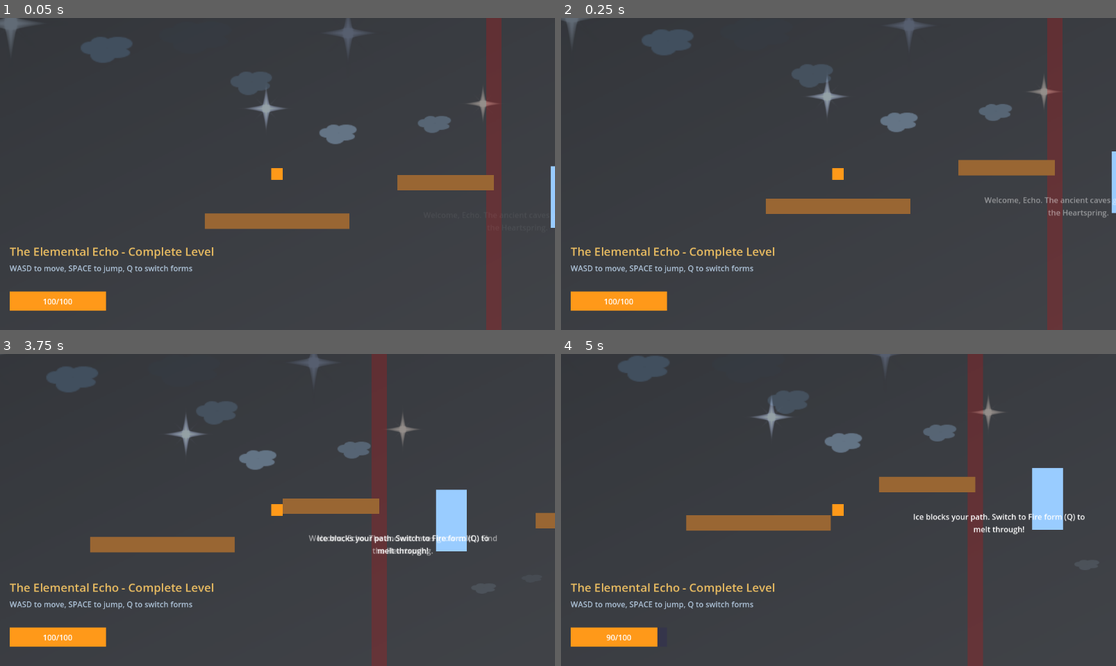
Above: before the commit, frames 1-4 (two rows, left to right).
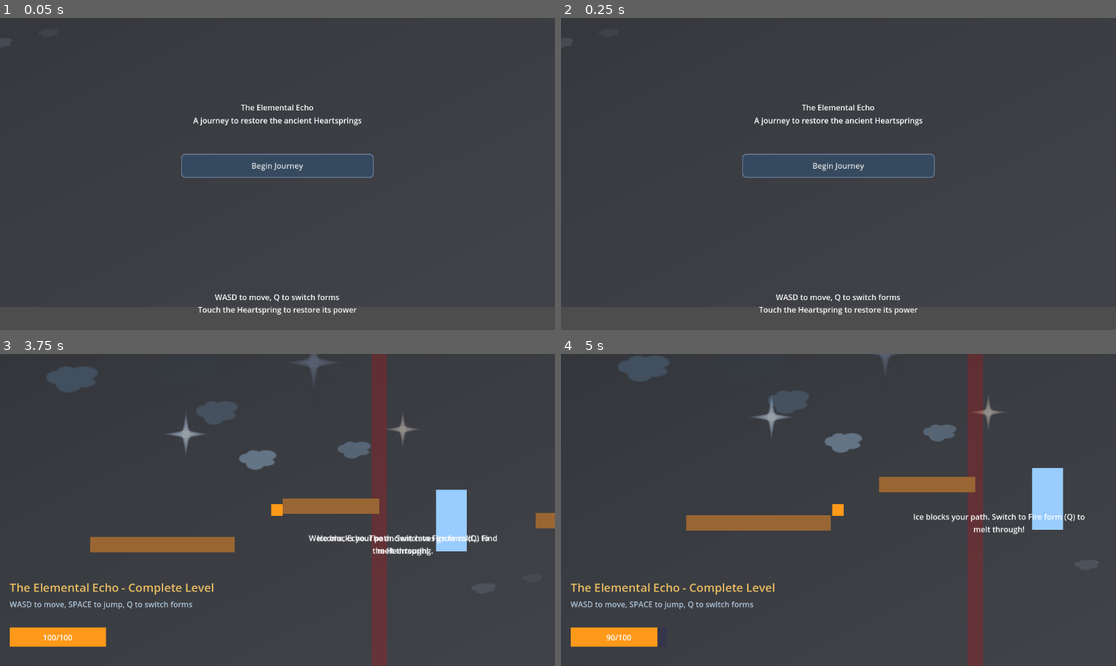
Above: after the commit, the same moments.

Repository: pranjalekhande/the-elemental-echo
Game: Godot game, scene res://scenes/StartMenu.tscn
Two runs of this game, one before a commit and one after it. Both use one fixed random seed, a clock stepped at 60 frames per second and the inputs below. Before the commit the project starts from res://scenes/Main.tscn.
Inputs (mouse positions are in pixels of both pictures, inside the frame that each line leads up to):
- Up to frame 1 (0.05 s): no input
- Up to frame 2 (0.25 s): no input
- Up to frame 3 (3.75 s): click (277, 500) at 0.5 s, where only the run after the commit has a clickable "Begin Journey"; tap Enter (ui_accept) at 1.25, 1.52, 2.27 s; hold Right (ui_right) 1.28-2.78 s; tap Q at 1.35, 3.6 s; tap T at 2.1 s; hold Left (ui_left) 2.78-3.53 s; tap H at 2.85 s; hold Right (ui_right) from 3.53 s (still down)
- Up to frame 4 (5 s): keep holding Right (ui_right); tap Enter (ui_accept) at 3.77, 4.52 s; tap T at 4.35 s

The runs differ from the first frame. In frame 1, 13% of the frame differs, in the area x 0-100%, y 0-100%; in frame 2, 13%; in frame 3, 0.2%; in frame 4, nothing differs.

Commit message:
🎬 Add Start Menu and End Screen
✨ Complete game flow implemented:
- StartMenu.tscn: Atmospheric main menu with 'Begin Journey' button
- EndScreen.tscn: Victory celebration with replay/main menu options
- Scene transitions: StartMenu → Main → EndScreen
- Updated Heartspring to trigger EndScreen after 1.5s delay
- Project now starts with StartMenu for proper game flow
- Clean UI design matching cave atmosphere
- Future-ready for stats tracking and enhanced transitions

Diff:
--- a/project.godot
+++ b/project.godot
@@ -11,7 +11,7 @@
 [application]
 
 config/name="The Elemental Echo"
-run/main_scene="res://scenes/Main.tscn"
+run/main_scene="res://scenes/StartMenu.tscn"
 config/features=PackedStringArray("4.4", "Mobile")
 config/icon="res://icon.svg"
 
--- a/resources/modular_platform_tileset.tres
+++ b/resources/modular_platform_tileset.tres
@@ -1,87 +1,38 @@
-[gd_resource type="TileSet" load_steps=3 format=3 uid="uid://modular_platform_tileset"]
+[gd_resource type="TileSet" load_steps=3 format=3 uid="uid://j1iwarbb7tjq"]
 
-[ext_resource type="Texture2D" path="res://assets/platformPack_tilesheet.png" id="1"]
+[ext_resource type="Texture2D" uid="uid://dtqn41vlxds4g" path="res://assets/platformPack_tilesheet.png" id="1"]
 
 [sub_resource type="TileSetAtlasSource" id="TileSetAtlasSource_main"]
 texture = ExtResource("1")
 texture_region_size = Vector2i(64, 64)
-
-# GROUND AND PLATFORM TILES
-# Solid ground block
 0:0/0 = 0
-0:0/0/physics_layer_0/linear_velocity = Vector2(0, 0)
-0:0/0/physics_layer_0/angular_velocity = 0.0
 0:0/0/physics_layer_0/polygon_0/points = PackedVector2Array(-32, -32, 32, -32, 32, 32, -32, 32)
-
-# Left edge platform
 1:0/0 = 0
-1:0/0/physics_layer_0/linear_velocity = Vector2(0, 0)
-1:0/0/physics_layer_0/angular_velocity = 0.0
 1:0/0/physics_layer_0/polygon_0/points = PackedVector2Array(-32, -32, 32, -32, 32, 32, -32, 32)
-
-# Right edge platform
 2:0/0 = 0
-2:0/0/physics_layer_0/linear_velocity = Vector2(0, 0)
-2:0/0/physics_layer_0/angular_velocity = 0.0
 2:0/0/physics_layer_0/polygon_0/points = PackedVector2Array(-32, -32, 32, -32, 32, 32, -32, 32)
-
-# Single platform tile
 3:0/0 = 0
-3:0/0/physics_layer_0/linear_velocity = Vector2(0, 0)
-3:0/0/physics_layer_0/angular_velocity = 0.0
 3:0/0/physics_layer_0/polygon_0/points = PackedVector2Array(-32, -32, 32, -32, 32, 32, -32, 32)
-
-# WALL AND BOUNDARY TILES
-# Solid wall (row 1)
 0:1/0 = 0
-0:1/0/physics_layer_0/linear_velocity = Vector2(0, 0)
-0:1/0/physics_layer_0/angular_velocity = 0.0
 0:1/0/physics_layer_0/polygon_0/points = PackedVector2Array(-32, -32, 32, -32, 32, 32, -32, 32)
-
 1:1/0 = 0
-1:1/0/physics_layer_0/linear_velocity = Vector2(0, 0)
-1:1/0/physics_layer_0/angular_velocity = 0.0
 1:1/0/physics_layer_0/polygon_0/points = PackedVector2Array(-32, -32, 32, -32, 32, 32, -32, 32)
-
 2:1/0 = 0
-2:1/0/physics_layer_0/linear_velocity = Vector2(0, 0)
-2:1/0/physics_layer_0/angular_velocity = 0.0
 2:1/0/physics_layer_0/polygon_0/points = PackedVector2Array(-32, -32, 32, -32, 32, 32, -32, 32)
-
-# DECORATIVE TILES (no collision - row 2)
-0:2/0 = 0
 1:2/0 = 0
 2:2/0 = 0
 3:2/0 = 0
-
-# SPIKE/HAZARD TILES (row 3)
 0:3/0 = 0
-0:3/0/physics_layer_0/linear_velocity = Vector2(0, 0)
-0:3/0/physics_layer_0/angular_velocity = 0.0
 0:3/0/physics_layer_0/polygon_0/points = PackedVector2Array(-32, 32, -16, -32, 16, -32, 32, 32)
-
 1:3/0 = 0
-1:3/0/physics_layer_0/linear_velocity = Vector2(0, 0)
-1:3/0/physics_layer_0/angular_velocity = 0.0
 1:3/0/physics_layer_0/polygon_0/points = PackedVector2Array(-32, 32, -16, -32, 16, -32, 32, 32)
-
-# ADDITIONAL PLATFORM VARIATIONS (row 4)
 0:4/0 = 0
-0:4/0/physics_layer_0/linear_velocity = Vector2(0, 0)
-0:4/0/physics_layer_0/angular_velocity = 0.0
 0:4/0/physics_layer_0/polygon_0/points = PackedVector2Array(-32, -16, 32, -16, 32, 32, -32, 32)
-
 1:4/0 = 0
-1:4/0/physics_layer_0/linear_velocity = Vector2(0, 0)
-1:4/0/physics_layer_0/angular_velocity = 0.0
 1:4/0/physics_layer_0/polygon_0/points = PackedVector2Array(-32, -16, 32, -16, 32, 32, -32, 32)
-
 2:4/0 = 0
-2:4/0/physics_layer_0/linear_velocity = Vector2(0, 0)
-2:4/0/physics_layer_0/angular_velocity = 0.0
 2:4/0/physics_layer_0/polygon_0/points = PackedVector2Array(-32, -16, 32, -16, 32, 32, -32, 32)
 
 [resource]
 physics_layer_0/collision_layer = 2
-physics_layer_0/collision_mask = 1
 sources/0 = SubResource("TileSetAtlasSource_main")
--- /dev/null
+++ b/scenes/EndScreen.tscn
@@ -0,0 +1,136 @@
+[gd_scene load_steps=6 format=4]
+
+[ext_resource type="PackedScene" path="res://scenes/components/CaveBackground.tscn" id="1"]
+[ext_resource type="Script" path="res://src/EndScreen.gd" id="2"]
+
+[sub_resource type="Environment" id="Environment_victory"]
+background_mode = 1
+background_color = Color(0.1, 0.15, 0.2, 1)
+ambient_light_source = 2
+ambient_light_color = Color(0.6, 0.8, 1.0, 1)
+ambient_light_energy = 0.4
+
+[sub_resource type="StyleBoxFlat" id="StyleBoxFlat_button"]
+bg_color = Color(0.2, 0.4, 0.3, 0.8)
+border_width_left = 2
+border_width_top = 2
+border_width_right = 2
+border_width_bottom = 2
+border_color = Color(0.4, 0.8, 0.6, 0.7)
+corner_radius_top_left = 8
+corner_radius_top_right = 8
+corner_radius_bottom_right = 8
+corner_radius_bottom_left = 8
+
+[sub_resource type="StyleBoxFlat" id="StyleBoxFlat_button_hover"]
+bg_color = Color(0.3, 0.6, 0.4, 0.9)
+border_width_left = 2
+border_width_top = 2
+border_width_right = 2
+border_width_bottom = 2
+border_color = Color(0.6, 1.0, 0.8, 0.9)
+corner_radius_top_left = 8
+corner_radius_top_right = 8
+corner_radius_bottom_right = 8
+corner_radius_bottom_left = 8
+
+[sub_resource type="StyleBoxFlat" id="StyleBoxFlat_secondary_button"]
+bg_color = Color(0.3, 0.3, 0.4, 0.8)
+border_width_left = 2
+border_width_top = 2
+border_width_right = 2
+border_width_bottom = 2
+border_color = Color(0.5, 0.5, 0.7, 0.7)
+corner_radius_top_left = 8
+corner_radius_top_right = 8
+corner_radius_bottom_right = 8
+corner_radius_bottom_left = 8
+
+[node name="EndScreen" type="Control"]
+layout_mode = 3
+anchors_preset = 15
+anchor_right = 1.0
+anchor_bottom = 1.0
+script = ExtResource("2")
+
+[node name="CaveBackground" parent="." instance=ExtResource("1")]
+
+[node name="WorldEnvironment" type="WorldEnvironment" parent="."]
+environment = SubResource("Environment_victory")
+
+[node name="UI" type="Control" parent="."]
+layout_mode = 1
+anchors_preset = 15
+anchor_right = 1.0
+anchor_bottom = 1.0
+
+[node name="VBoxContainer" type="VBoxContainer" parent="UI"]
+layout_mode = 1
+anchors_preset = 8
+anchor_left = 0.5
+anchor_top = 0.5
+anchor_right = 0.5
+anchor_bottom = 0.5
+offset_left = -200.0
+offset_top = -180.0
+offset_right = 200.0
+offset_bottom = 180.0
+
+[node name="VictoryTitle" type="Label" parent="UI/VBoxContainer"]
+layout_mode = 2
+text = "Heartspring Restored!"
+horizontal_alignment = 1
+vertical_alignment = 1
+
+[node name="VictoryMessage" type="Label" parent="UI/VBoxContainer"]
+layout_mode = 2
+text = "Echo's elemental essence has awakened the ancient power.
+The first chamber glows with renewed life."
+horizontal_alignment = 1
+
+[node name="Spacer1" type="Control" parent="UI/VBoxContainer"]
+layout_mode = 2
+custom_minimum_size = Vector2(0, 30)
+
+[node name="Celebration" type="Label" parent="UI/VBoxContainer"]
+layout_mode = 2
+text = "✨ Well Done, Echo! ✨"
+horizontal_alignment = 1
+
+[node name="Spacer2" type="Control" parent="UI/VBoxContainer"]
+layout_mode = 2
+custom_minimum_size = Vector2(0, 40)
+
+[node name="ButtonContainer" type="VBoxContainer" parent="UI/VBoxContainer"]
+layout_mode = 2
+
+[node name="PlayAgainButton" type="Button" parent="UI/VBoxContainer/ButtonContainer"]
+layout_mode = 2
+custom_minimum_size = Vector2(200, 45)
+theme_override_styles/normal = SubResource("StyleBoxFlat_button")
+theme_override_styles/hover = SubResource("StyleBoxFlat_button_hover")
+text = "Journey Again"
+
+[node name="MainMenuButton" type="Button" parent="UI/VBoxContainer/ButtonContainer"]
+layout_mode = 2
+custom_minimum_size = Vector2(200, 40)
+theme_override_styles/normal = SubResource("StyleBoxFlat_secondary_button")
+text = "Return to Start"
+
+[node name="Stats" type="Label" parent="UI"]
+layout_mode = 1
+anchors_preset = 7
+anchor_left = 0.5
+anchor_top = 1.0
+anchor_right = 0.5
+anchor_bottom = 1.0
+offset_left = -150.0
+offset_top = -60.0
+offset_right = 150.0
+offset_bottom = -20.0
+text = "Form switches: 0
+Time: 00:00"
+horizontal_alignment = 1
+
+[connection signal="pressed" from="UI/VBoxContainer/ButtonContainer/PlayAgainButton" to="." method="_on_play_again_button_pressed"]
+[connection signal="pressed" from="UI/VBoxContainer/ButtonContainer/MainMenuButton" to="." method="_on_main_menu_button_pressed"]
--- a/scenes/Main.tscn
+++ b/scenes/Main.tscn
@@ -1,11 +1,11 @@
-[gd_scene load_steps=10 format=4]
+[gd_scene load_steps=11 format=3 uid="uid://b2fweyfpxssqg"]
 
-[ext_resource type="PackedScene" path="res://scenes/Echo.tscn" id="1"]
+[ext_resource type="PackedScene" uid="uid://c258t6ukqdor4" path="res://scenes/Echo.tscn" id="1"]
 [ext_resource type="PackedScene" path="res://scenes/components/CaveBackground.tscn" id="2"]
 [ext_resource type="PackedScene" path="res://scenes/components/LevelBoundaries.tscn" id="3"]
 [ext_resource type="PackedScene" path="res://scenes/IceWall.tscn" id="4"]
 [ext_resource type="PackedScene" path="res://scenes/Heartspring.tscn" id="5"]
-[ext_resource type="Script" path="res://src/TextTrigger.gd" id="6"]
+[ext_resource type="Script" uid="uid://m6dd1yn8y6qe" path="res://src/TextTrigger.gd" id="6"]
 
 [sub_resource type="RectangleShape2D" id="RectangleShape2D_platform1"]
 size = Vector2(300, 32)
--- /dev/null
+++ b/scenes/StartMenu.tscn
@@ -0,0 +1,104 @@
+[gd_scene load_steps=5 format=4]
+
+[ext_resource type="PackedScene" path="res://scenes/components/CaveBackground.tscn" id="1"]
+[ext_resource type="Script" path="res://src/StartMenu.gd" id="2"]
+
+[sub_resource type="Environment" id="Environment_menu"]
+background_mode = 1
+background_color = Color(0.08, 0.1, 0.15, 1)
+ambient_light_source = 2
+ambient_light_color = Color(0.4, 0.5, 0.7, 1)
+ambient_light_energy = 0.2
+
+[sub_resource type="StyleBoxFlat" id="StyleBoxFlat_button"]
+bg_color = Color(0.2, 0.3, 0.4, 0.8)
+border_width_left = 2
+border_width_top = 2
+border_width_right = 2
+border_width_bottom = 2
+border_color = Color(0.6, 0.7, 0.9, 0.5)
+corner_radius_top_left = 8
+corner_radius_top_right = 8
+corner_radius_bottom_right = 8
+corner_radius_bottom_left = 8
+
+[sub_resource type="StyleBoxFlat" id="StyleBoxFlat_button_hover"]
+bg_color = Color(0.3, 0.4, 0.6, 0.9)
+border_width_left = 2
+border_width_top = 2
+border_width_right = 2
+border_width_bottom = 2
+border_color = Color(0.8, 0.9, 1.0, 0.8)
+corner_radius_top_left = 8
+corner_radius_top_right = 8
+corner_radius_bottom_right = 8
+corner_radius_bottom_left = 8
+
+[node name="StartMenu" type="Control"]
+layout_mode = 3
+anchors_preset = 15
+anchor_right = 1.0
+anchor_bottom = 1.0
+script = ExtResource("2")
+
+[node name="CaveBackground" parent="." instance=ExtResource("1")]
+
+[node name="WorldEnvironment" type="WorldEnvironment" parent="."]
+environment = SubResource("Environment_menu")
+
+[node name="UI" type="Control" parent="."]
+layout_mode = 1
+anchors_preset = 15
+anchor_right = 1.0
+anchor_bottom = 1.0
+
+[node name="VBoxContainer" type="VBoxContainer" parent="UI"]
+layout_mode = 1
+anchors_preset = 8
+anchor_left = 0.5
+anchor_top = 0.5
+anchor_right = 0.5
+anchor_bottom = 0.5
+offset_left = -200.0
+offset_top = -150.0
+offset_right = 200.0
+offset_bottom = 150.0
+
+[node name="Title" type="Label" parent="UI/VBoxContainer"]
+layout_mode = 2
+text = "The Elemental Echo"
+horizontal_alignment = 1
+vertical_alignment = 1
+
+[node name="Subtitle" type="Label" parent="UI/VBoxContainer"]
+layout_mode = 2
+text = "A journey to restore the ancient Heartsprings"
+horizontal_alignment = 1
+
+[node name="Spacer" type="Control" parent="UI/VBoxContainer"]
+layout_mode = 2
+custom_minimum_size = Vector2(0, 50)
+
+[node name="PlayButton" type="Button" parent="UI/VBoxContainer"]
+layout_mode = 2
+custom_minimum_size = Vector2(200, 50)
+theme_override_styles/normal = SubResource("StyleBoxFlat_button")
+theme_override_styles/hover = SubResource("StyleBoxFlat_button_hover")
+text = "Begin Journey"
+
+[node name="Instructions" type="Label" parent="UI"]
+layout_mode = 1
+anchors_preset = 7
+anchor_left = 0.5
+anchor_top = 1.0
+anchor_right = 0.5
+anchor_bottom = 1.0
+offset_left = -200.0
+offset_top = -80.0
+offset_right = 200.0
+offset_bottom = -20.0
+text = "WASD to move, Q to switch forms
+Touch the Heartspring to restore its power"
+horizontal_alignment = 1
+
+[connection signal="pressed" from="UI/VBoxContainer/PlayButton" to="." method="_on_play_button_pressed"]
--- /dev/null
+++ b/src/EndScreen.gd
@@ -0,0 +1,40 @@
+extends Control
+
+# EndScreen - Victory celebration and navigation options
+# Shown when player completes the level
+
+@onready var stats_label: Label = $UI/Stats
+
+var form_switches: int = 0
+var completion_time: float = 0.0
+
+func _ready() -> void:
+	# Optional: Add celebration animation or effects
+	_update_stats_display()
+
+func set_completion_stats(switches: int, time: float) -> void:
+	"""Call this from the main level when transitioning to end screen"""
+	form_switches = switches
+	completion_time = time
+	_update_stats_display()
+
+func _update_stats_display() -> void:
+	if stats_label:
+		var minutes = int(completion_time) / 60
+		var seconds = int(completion_time) % 60
+		var time_text = "%02d:%02d" % [minutes, seconds]
+
+		stats_label.text = "Form switches: %d\nTime: %s" % [form_switches, time_text]
+
+func _on_play_again_button_pressed() -> void:
+	# Restart the main level
+	get_tree().change_scene_to_file("res://scenes/Main.tscn")
+
+func _on_main_menu_button_pressed() -> void:
+	# Return to start menu
+	get_tree().change_scene_to_file("res://scenes/StartMenu.tscn")
+
+# Optional: Add methods for future features
+func _show_celebration_animation() -> void:
+	# Future: Add sparkles, fade-in effects, etc.
+	pass
--- a/src/Heartspring.gd
+++ b/src/Heartspring.gd
@@ -34,9 +34,12 @@
 	# Visual/audio feedback would go here
 	print("Heartspring activated! Healing provided.")
 
-	# Set cooldown before it can be activated again
-	var timer = get_tree().create_timer(activation_cooldown)
+	# Transition to end screen after brief delay
+	var timer = get_tree().create_timer(1.5)
 	timer.timeout.connect(func():
-		can_activate = true
-		is_activated = false
+		_go_to_end_screen()
 	)
+
+func _go_to_end_screen() -> void:
+	# TODO: Pass stats from Echo/Level if available
+	get_tree().change_scene_to_file("res://scenes/EndScreen.tscn")
--- /dev/null
+++ b/src/StartMenu.gd
@@ -0,0 +1,21 @@
+extends Control
+
+# StartMenu - Main menu for The Elemental Echo
+# Handles navigation to main game scene
+
+func _ready() -> void:
+	# Optional: Add fade-in animation or intro effects
+	pass
+
+func _on_play_button_pressed() -> void:
+	# Transition to main game scene
+	get_tree().change_scene_to_file("res://scenes/Main.tscn")
+
+# Optional: Add methods for future menu options
+func _on_settings_button_pressed() -> void:
+	# Future: Open settings menu
+	pass
+
+func _on_quit_button_pressed() -> void:
+	# Future: Quit game
+	get_tree().quit()
Not shown, added: src/EndScreen.gd.uid
Not shown, added: src/StartMenu.gd.uid
